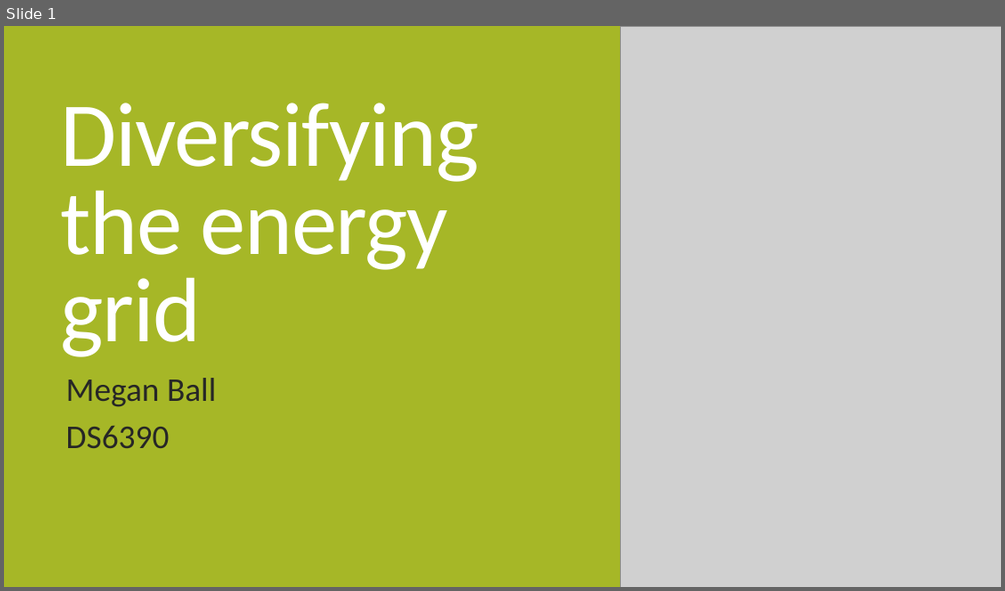
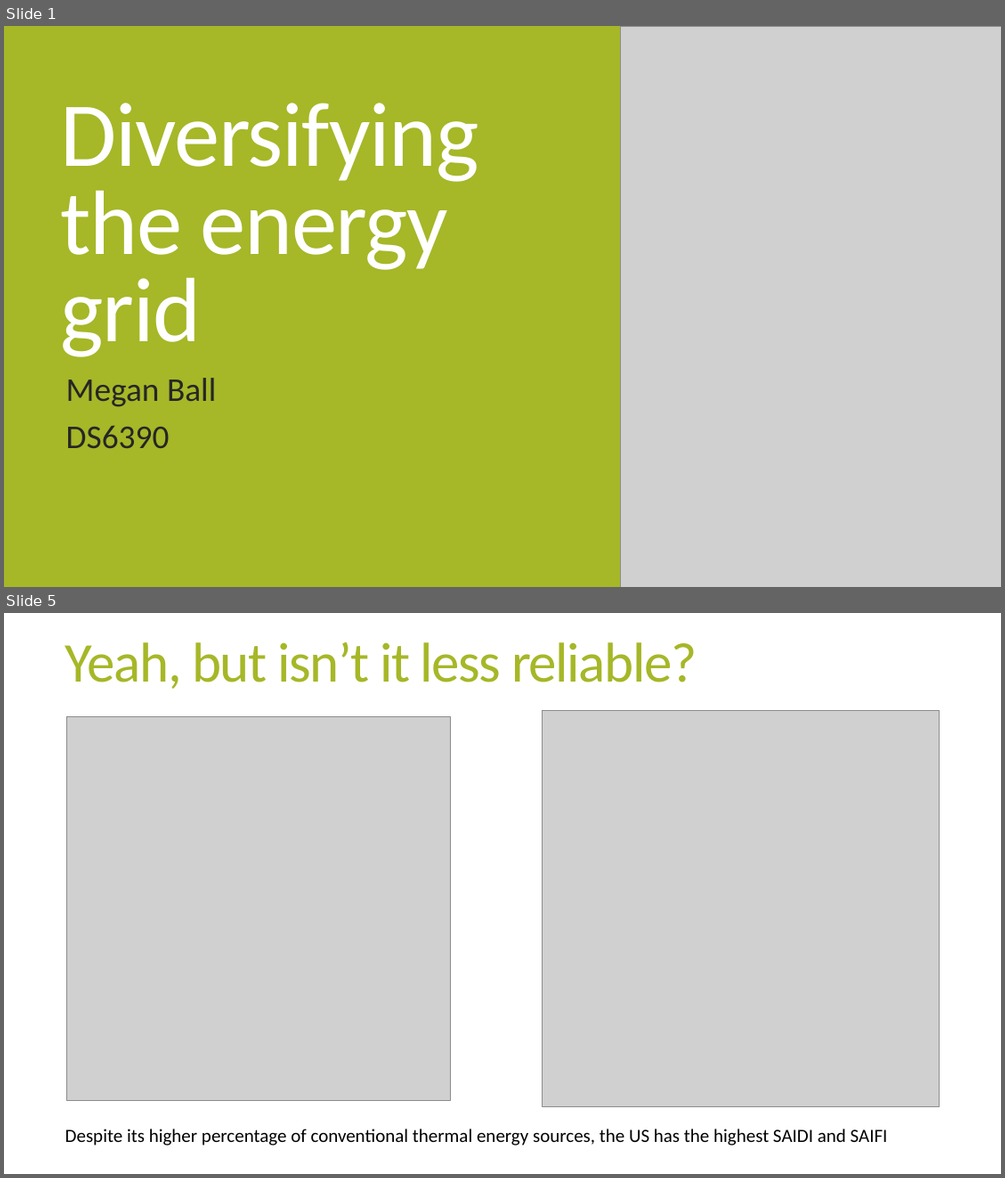
Before and after one commit to megball/DS6390-project, a slide deck: docs/MeganBall_Energy_DataStory_DS6390.pptx. Shown one above the other, each under a label of ours: slide 1 before the commit, slides 1 and 5 after it; the slides between them are not shown. The pictures are 1005x591 and 1005x1178 pixels, drawn with LibreOffice and Linux fonts; fonts in the diff are those of the drawing; grey boxes stand for pictures. Boxes give left, top, right and bottom in pixels: in the first picture for what was removed or moved away, otherwise in the second. Text is boxed around its words. In the diff, an @@ line names an element or a change of style, - is before the commit and + after.

```diff
--- a/docs/MeganBall_Energy_DataStory_DS6390.pptx
+++ b/docs/MeganBall_Energy_DataStory_DS6390.pptx
@@ slide 5 added at box(4, 613, 1001, 1174), background #FFFFFF @@
@@ title added at box(65, 641, 696, 689), 54 pt, text #A6B727 @@
+Yeah, but isn’t it less reliable?
@@ picture added at box(66, 717, 450, 1101) @@
@@ picture added at box(542, 710, 938, 1107) @@
@@ text added at box(65, 1128, 888, 1145), 18 pt, text #000000 @@
+Despite its higher percentage of conventional thermal energy sources, the US has the highest SAIDI and SAIFI
```
Also in this commit, not shown: 3 slides changed, 3 other slides added, 5 slides removed, 21 other files.
